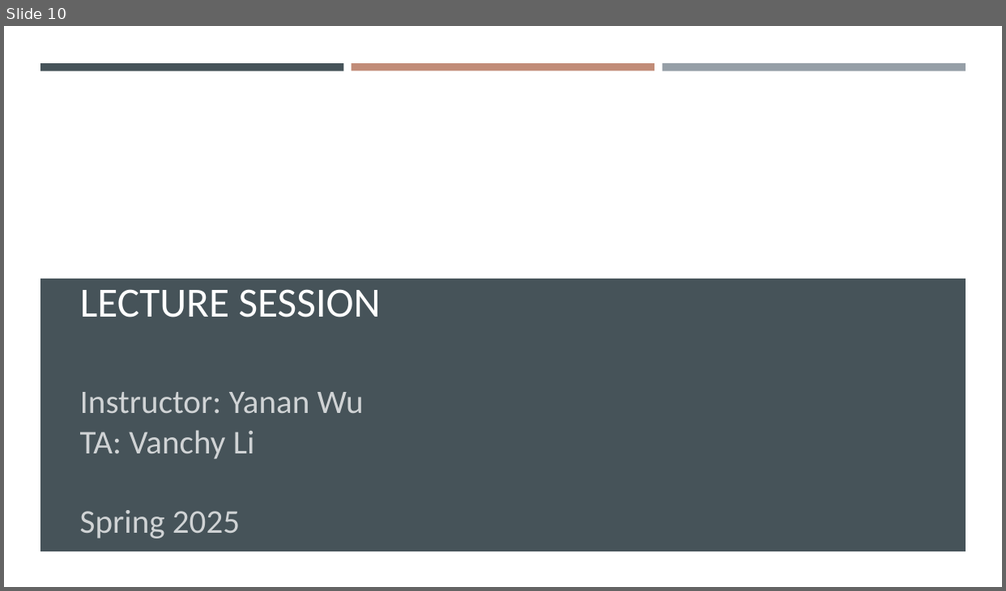
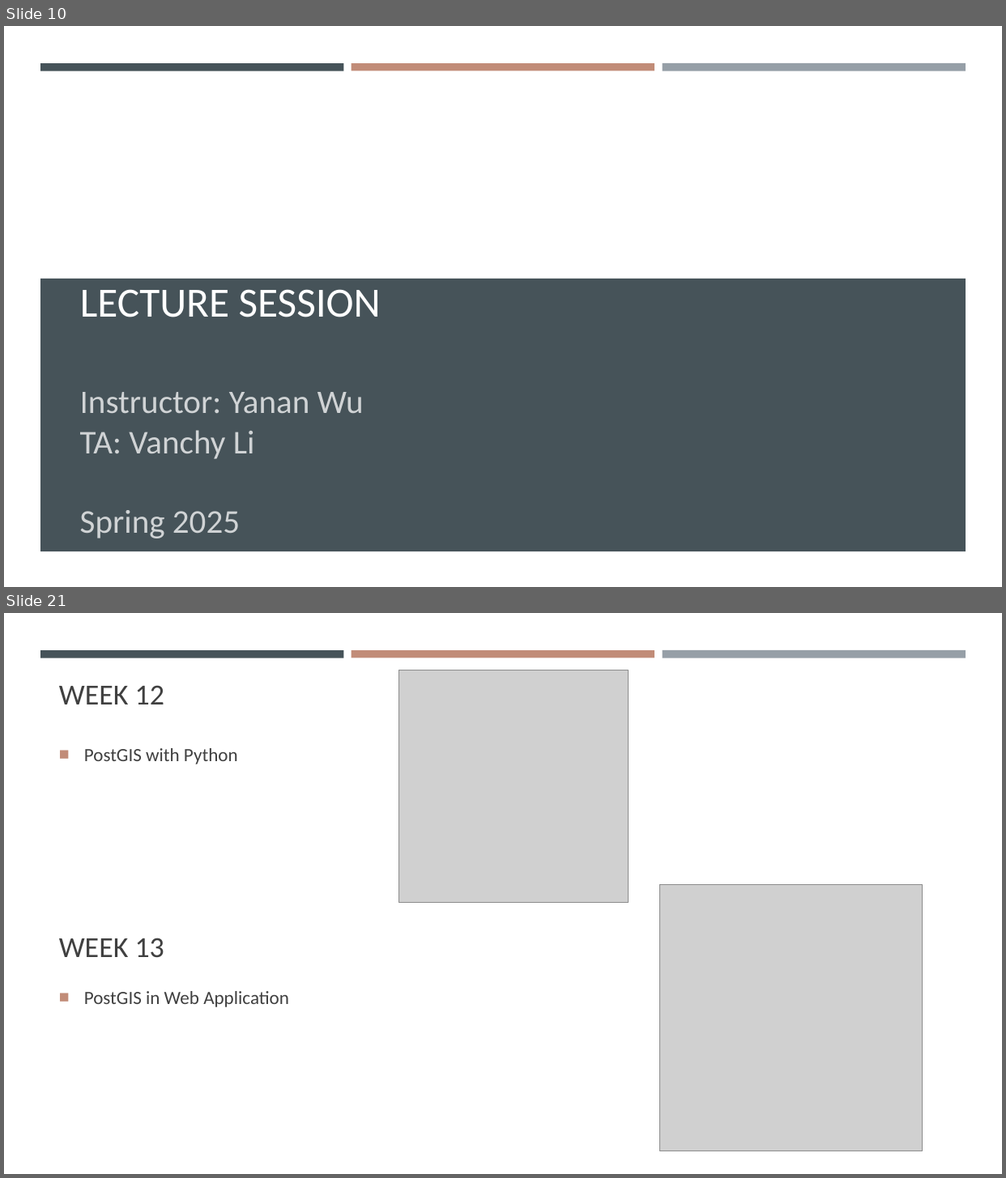
Before and after one commit to gisynw/ssj-376, a slide deck: docs/Lectures/Week01/Week01_Intro_Course.pptx. Shown one above the other, each under a label of ours: slide 10 before the commit, slides 10 and 21 after it; the slides between them are not shown. The pictures are 1006x591 and 1006x1178 pixels, drawn with LibreOffice and Linux fonts; fonts in the diff are those of the drawing; grey boxes stand for pictures; background and template pictures are left out. Boxes give left, top, right and bottom in pixels: in the first picture for what was removed or moved away, otherwise in the second. Text is boxed around its words. In the diff, an @@ line names an element or a change of style, - is before the commit and + after.

Commit message:
update week01

```diff
--- a/docs/Lectures/Week01/Week01_Intro_Course.pptx
+++ b/docs/Lectures/Week01/Week01_Intro_Course.pptx
@@ slide 21 added at (x1=4, y1=613, x2=1002, y2=1174), background #FFFFFF; not listed: 3 template elements that a slide beside it also shows @@
@@ title added at (x1=59, y1=685, x2=164, y2=705), 28 pt, text #404040 @@
+WEEK 12
@@ picture added at (x1=399, y1=671, x2=629, y2=904) @@
@@ text added at (x1=84, y1=748, x2=238, y2=764), 18 pt, text #404040 @@
+■ PostGIS with Python
@@ picture added at (x1=660, y1=884, x2=922, y2=1152) @@
@@ text added at (x1=59, y1=938, x2=164, y2=958), 28 pt, text #404040 @@
+WEEK 13
@@ text added at (x1=84, y1=991, x2=289, y2=1007), 18 pt, text #404040 @@
+■ PostGIS in Web Application
```
Also in this commit, not shown: 9 slides changed, 6 other slides added, 7 slides removed, 5 other files.
